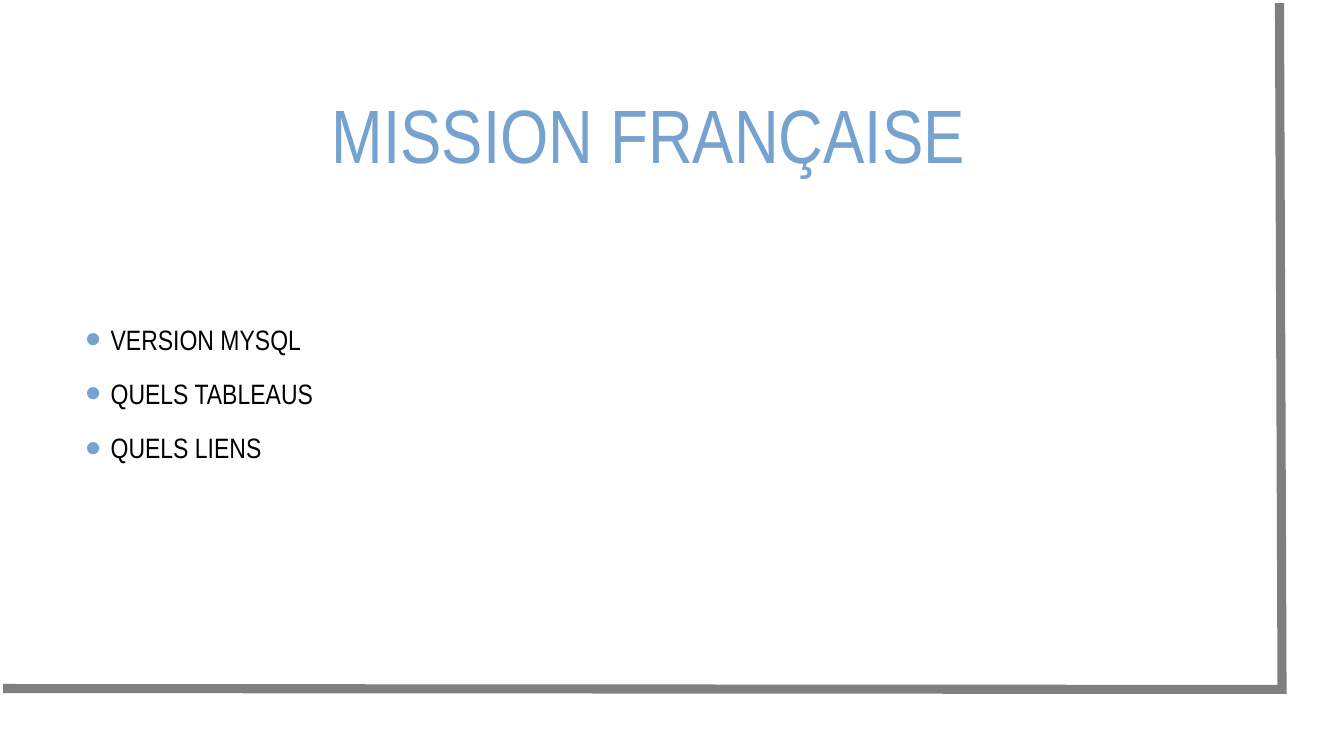
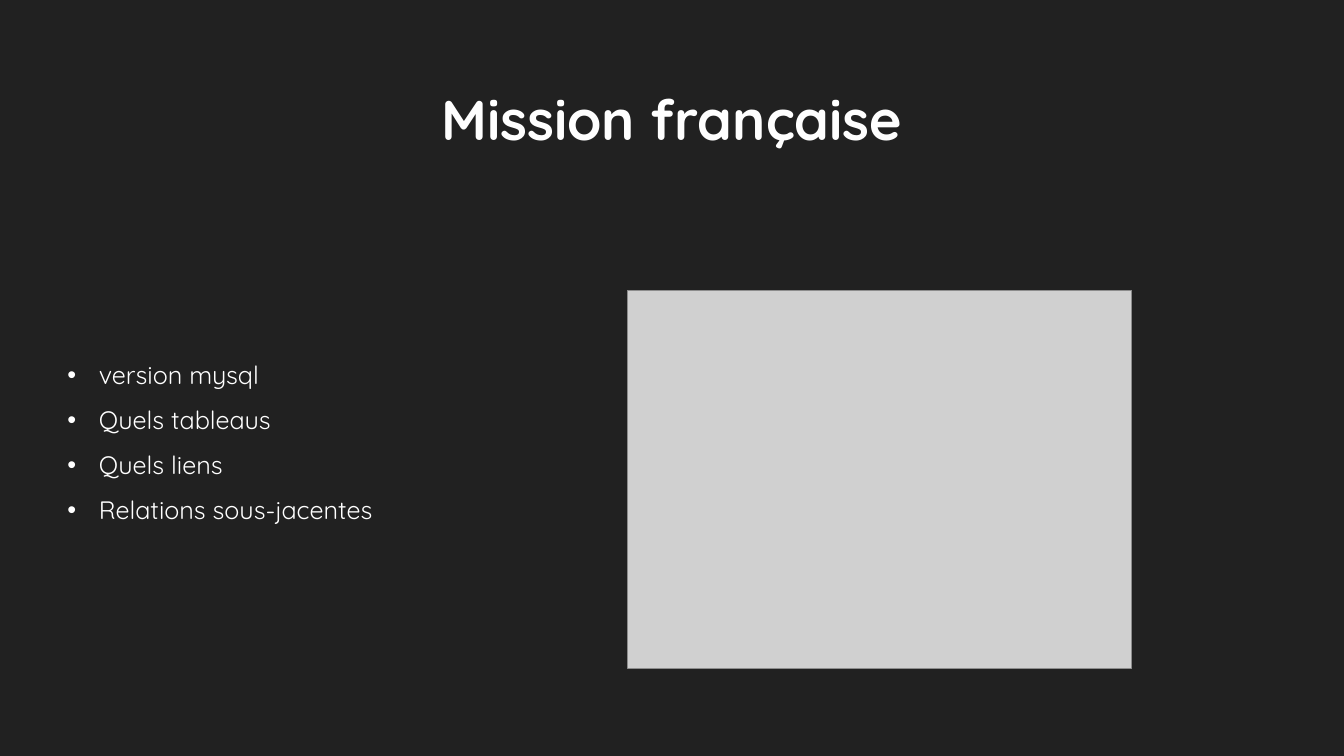
Before and after one commit to nuytsm/Gip-project-2021, a slide deck: slide 14 of Gip presentatie mvandenbroek.ppt (slide 6 before the commit). Drawn at 1344x756 pixels with LibreOffice and Linux fonts; fonts in the diff are those of the drawing; grey boxes stand for pictures; background and template pictures are left out. Boxes give left, top, right and bottom in pixels: in the first picture for what was removed or moved away, otherwise in the second. Text is boxed around its words. In the diff, an @@ line names an element or a change of style, - is before the commit and + after.

```diff
--- a/Gip presentatie mvandenbroek.ppt
+++ b/Gip presentatie mvandenbroek.ppt
@@ background picture (left out) to #212121 @@
@@ freeform shape removed at bbox=[3, 3, 1282, 689] @@
@@ title "Mission française" at bbox=[441, 98, 902, 149]: vertical alignment middle to bottom @@
@@ title at bbox=[441, 98, 902, 149]: text changed; size 54 to 40 pt; font Arial Narrow to Quicksand; text colour #75A2CE to #FEFEFE; bold on @@
-MISSION FRANÇAISE
+Mission française
@@ picture added at bbox=[628, 290, 1131, 668] @@
@@ text at bbox=[99, 365, 373, 524]: text changed; size 20 to 18 pt; font Arial Narrow to Quicksand; text colour #000000 to #FFFFFF @@
-• VERSION MYSQL
-• QUELS TABLEAUS
-• QUELS LIENS
+• version mysql
+• Quels tableaus
+• Quels liens
+• Relations sous-jacentes
```
Also in this commit, not shown: 5 other slides changed, 16 slides added, 2 slides removed, 8 other files.
